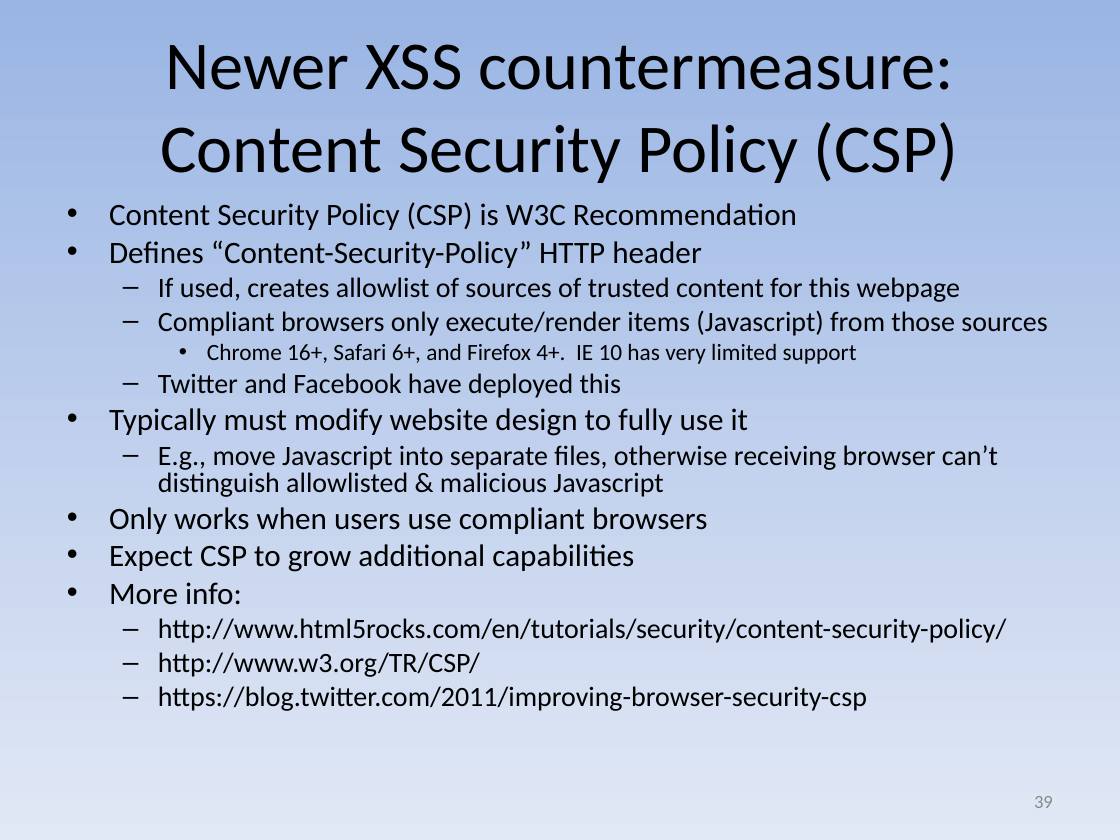
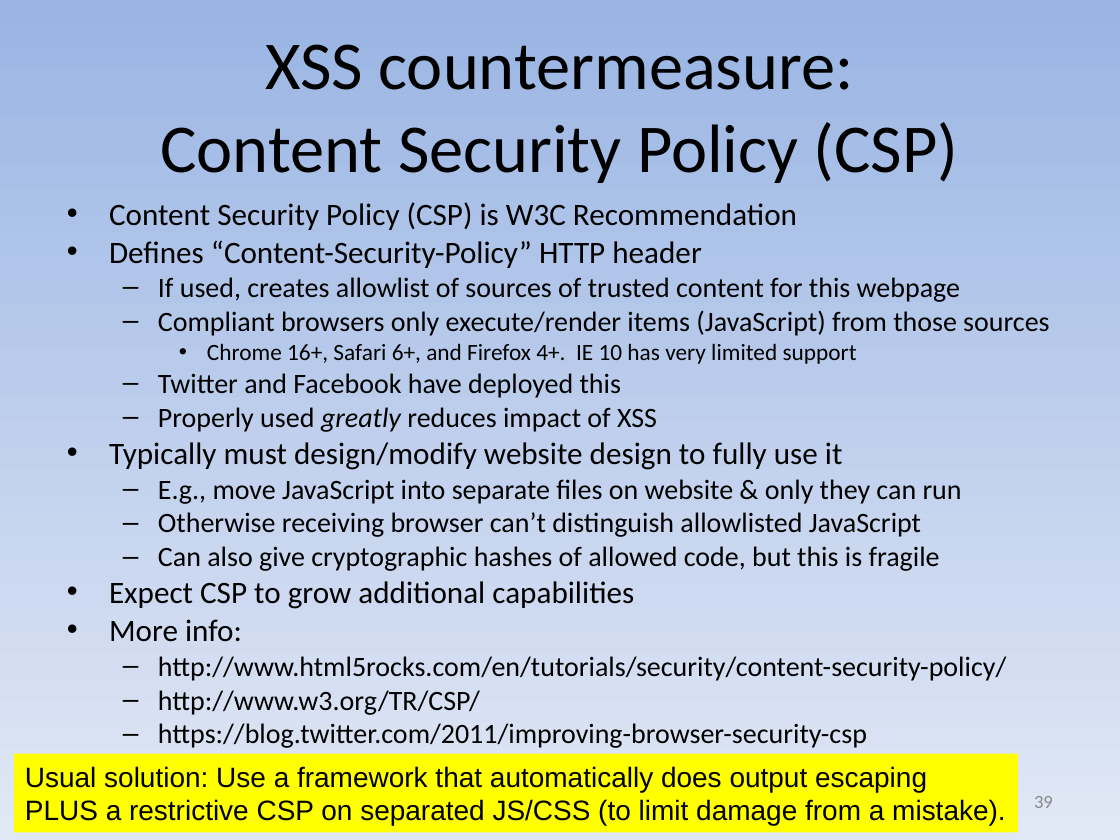
Before and after one commit to david-a-wheeler/david-a-wheeler.github.io, a slide deck: slide 39 of secure-class/presentations/Secure-Software-6-Output.ppt. Drawn at 1120x840 pixels with LibreOffice and Linux fonts; fonts in the diff are those of the drawing. Boxes give left, top, right and bottom in pixels: in the first picture for what was removed or moved away, otherwise in the second. Text is boxed around its words. In the diff, an @@ line names an element or a change of style, - is before the commit and + after.

Commit message:
Minor updates for security class slides

```diff
--- a/secure-class/presentations/Secure-Software-6-Output.ppt
+++ b/secure-class/presentations/Secure-Software-6-Output.ppt
@@ title at [160, 44, 959, 183]: text changed @@
-Newer XSS countermeasure:
-Content Security Policy (CSP)
+XSS countermeasure:
+Content Security Policy (CSP)
@@ text at [158, 311, 1049, 336]: text changed @@
-  – Compliant browsers only execute/render items (Javascript) from those sources
+  – Compliant browsers only execute/render items (JavaScript) from those sources
@@ text at [109, 407, 962, 571]: text changed @@
-• Typically must modify website design to fully use it
-  – E.g., move Javascript into separate files, otherwise receiving browser can’t distinguish allowlisted & malicious Javascript
-• Only works when users use compliant browsers
+  – Properly used greatly reduces impact of XSS
+• Typically must design/modify website design to fully use it
+  – E.g., move JavaScript into separate files on website & only they can run
+  – Otherwise receiving browser can’t distinguish allowlisted JavaScript
+  – Can also give cryptographic hashes of allowed code, but this is fragile
@@ rectangle added at [13, 754, 1017, 832], fill #FFFF00, 18 pt, text #000000 @@
+Usual solution: Use a framework that automatically does output escaping
+PLUS a restrictive CSP on separated JS/CSS (to limit damage from a mistake).
```
Also in this commit, not shown: 2 other slides changed, 2 other files.
